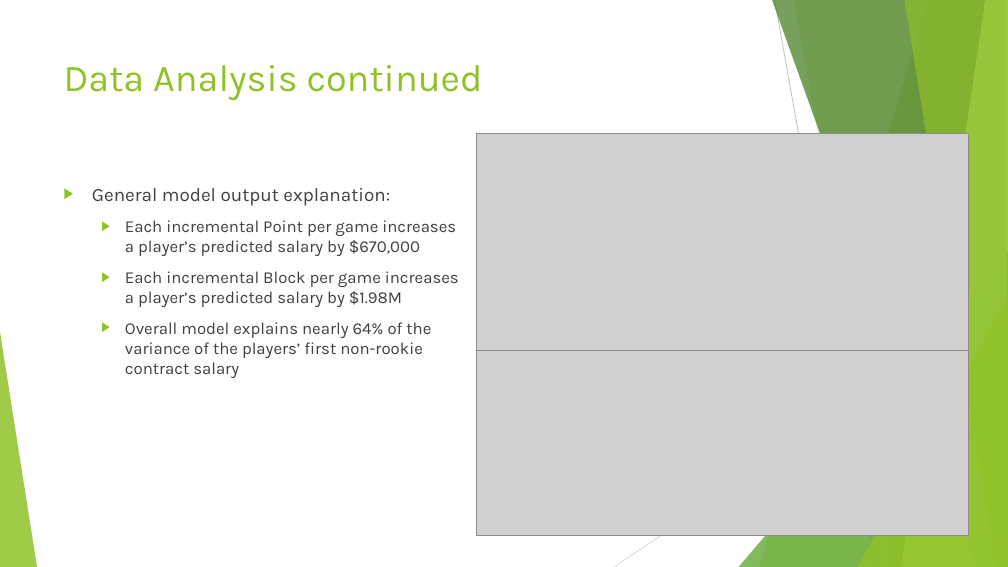
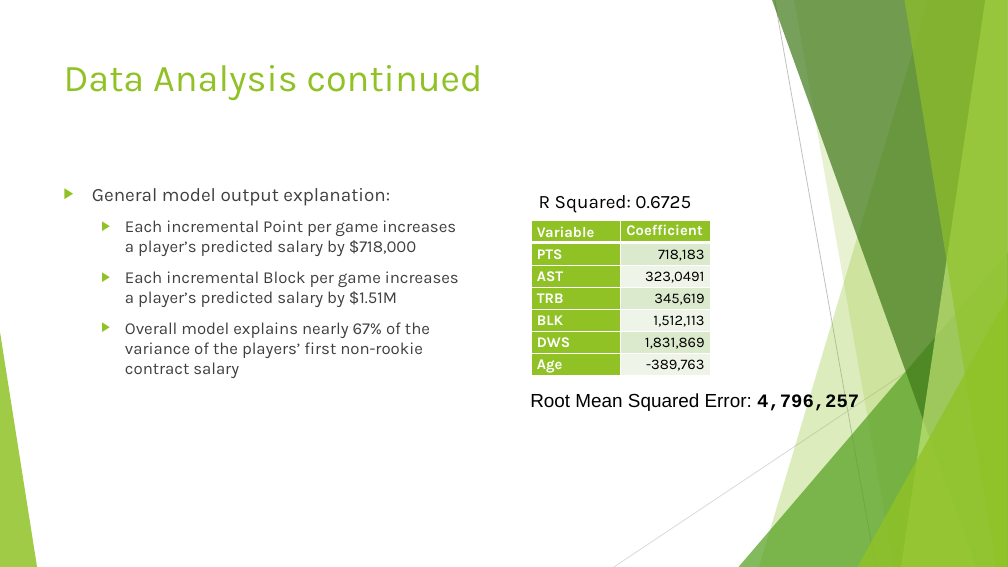
Before and after one commit to mhpagano/Springboard, a slide deck: slide 9 of Miscellaneous/Springboard_Capstone.pptx. Drawn at 1008x567 pixels with LibreOffice and Linux fonts; fonts in the diff are those of the drawing; grey boxes stand for pictures. Boxes give left, top, right and bottom in pixels: in the first picture for what was removed or moved away, otherwise in the second. Text is boxed around its words. In the diff, an @@ line names an element or a change of style, - is before the commit and + after.

```diff
--- a/Miscellaneous/Springboard_Capstone.pptx
+++ b/Miscellaneous/Springboard_Capstone.pptx
@@ picture removed at (476, 134, 968, 361) @@
@@ text added at (539, 195, 691, 213), 18 pt, text #000000 @@
+R Squared: 0.6725
@@ text at (125, 220, 459, 378): text changed @@
-  ▶ Each incremental Point per game increases a player’s predicted salary by $670,000
-  ▶ Each incremental Block per game increases a player’s predicted salary by $1.98M
-  ▶ Overall model explains nearly 64% of the variance of the players’ first non-rookie contract salary
+  ▶ Each incremental Point per game increases a player’s predicted salary by $718,000
+  ▶ Each incremental Block per game increases a player’s predicted salary by $1.51M
+  ▶ Overall model explains nearly 67% of the variance of the players’ first non-rookie contract salary
@@ table added at (532, 221, 711, 377), 7 rows, 2 columns @@
+Variable | Coefficient
+PTS | 718,183
+AST | 323,0491
+TRB | 345,619
+BLK | 1,512,113
+DWS | 1,831,869
+Age | -389,763
@@ picture removed at (476, 351, 968, 536) @@
@@ text added at (530, 393, 859, 412), 18 pt, text #000000 @@
+Root Mean Squared Error: 4,796,257
```
Also in this commit, not shown: 1 other slide changed, 13 other files.
